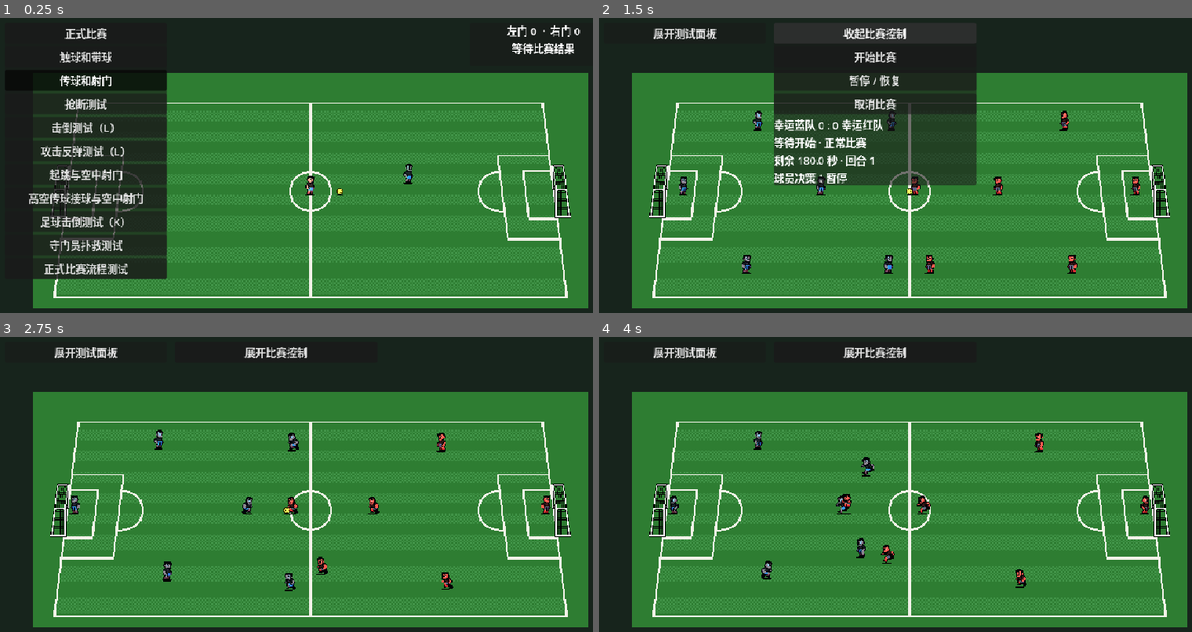
Above: before the commit, frames 1-4 (two rows, left to right).
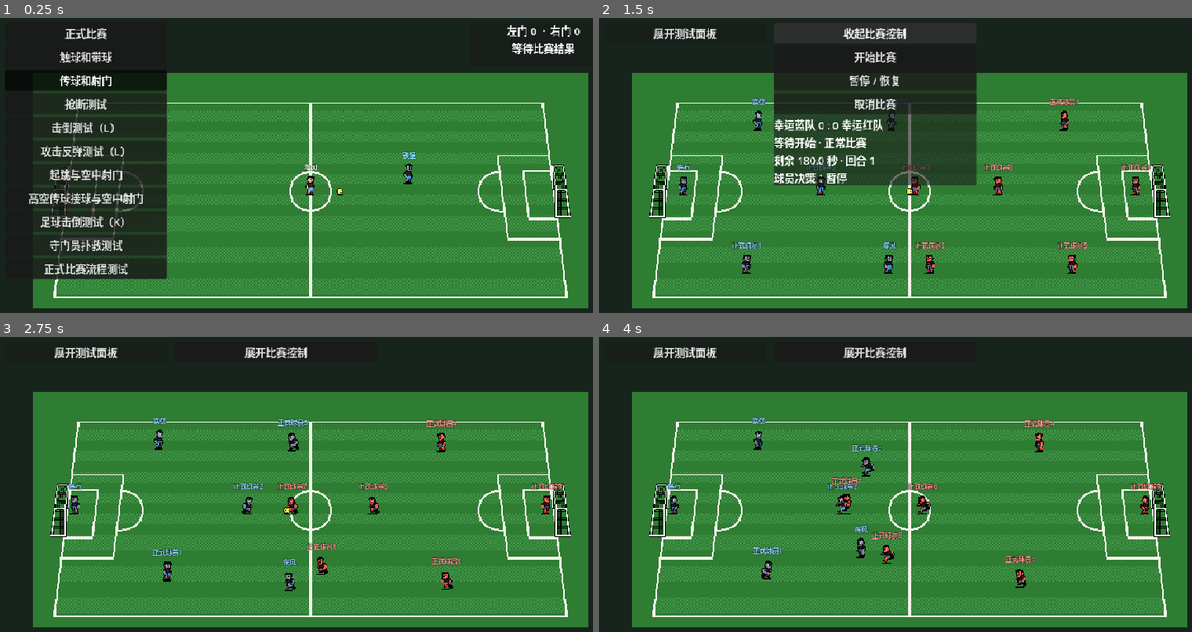
Above: after the commit, the same moments.

Repository: zerro12402/LuckyFootball
Game: Godot game, scene res://scenes/main/game_modes.tscn
Two runs of this game, one before a commit and one after it. Both use one fixed random seed, a clock stepped at 60 frames per second and the inputs below.
Inputs (mouse positions are in pixels of both pictures, inside the frame that each line leads up to):
- Up to frame 1 (0.25 s): no input
- Up to frame 2 (1.5 s): click "正式比赛" at 0.5 s; click "展开比赛控制" at 1.25 s
- Up to frame 3 (2.75 s): click "开始比赛" at 2 s
- Up to frame 4 (4 s): tap Enter at 2.75 s; move the mouse to (1049, 493) at 2.77 s; hold D (move_right) 2.78-3.53 s; tap M at 2.85 s; click (1049, 493) at 2.92 s; tap Space at 3.02, 3.77 s; move the mouse to (782, 528) at 3.52 s; hold S (move_down) from 3.53 s (still down); tap L at 3.6 s; click (782, 528) at 3.67 s

The runs differ from the first frame. In frame 1, 0.1% of the frame differs, in the area x 51-71%, y 45-52%; in frame 2, 0.9%; in frame 3, 1.0%; in frame 4, 1.0%, in the area x 11-95%, y 27-77%.

Commit message:
头顶公告板

Diff:
--- a/scenes/actors/player_actor.tscn
+++ b/scenes/actors/player_actor.tscn
@@ -266,6 +266,12 @@
 &"tackle": SubResource("Animation_tackle")
 }
 
+[sub_resource type="StyleBoxEmpty" id="StyleBox_nameplate"]
+content_margin_left = 3.0
+content_margin_right = 3.0
+content_margin_top = 1.0
+content_margin_bottom = 1.0
+
 [node name="PlayerActor" type="Node2D" unique_id=1601495047]
 script = ExtResource("1_actor")
 
@@ -281,6 +287,23 @@
 hframes = 6
 vframes = 13
 
+[node name="Nameplate" type="Label" parent="."]
+unique_name_in_owner = true
+visible = false
+z_index = 10
+offset_left = -36.0
+offset_top = -46.0
+offset_right = 36.0
+offset_bottom = -30.0
+mouse_filter = 2
+theme_override_colors/font_color = Color(1, 1, 1, 1)
+theme_override_colors/font_outline_color = Color(0, 0, 0, 1)
+theme_override_constants/outline_size = 2
+theme_override_font_sizes/font_size = 10
+theme_override_styles/normal = SubResource("StyleBox_nameplate")
+horizontal_alignment = 1
+vertical_alignment = 1
+
 [node name="AnimationPlayer" type="AnimationPlayer" parent="." unique_id=229587343]
 unique_name_in_owner = true
 libraries/ = SubResource("AnimationLibrary_player")
--- a/scripts/app/formal_match_bootstrap.gd
+++ b/scripts/app/formal_match_bootstrap.gd
@@ -62,6 +62,7 @@
 	_loop = GameLoop.new(_simulation, GameLoop.DEFAULT_FIXED_DELTA_SECONDS,
 		GameLoop.DEFAULT_MAX_FRAME_DELTA_SECONDS, GameLoop.DEFAULT_MAX_STEPS_PER_FRAME, null, [], _sources)
 	_field.configure(_data.get_field_by_id("demo_field"))
+	_field.configure_player_names(_data.player_definitions)
 	_field.set_debug_enabled(false)
 	_field.configure_roster(_simulation.create_snapshot(), _config)
 	_build_controls()
--- a/scripts/app/game_bootstrap.gd
+++ b/scripts/app/game_bootstrap.gd
@@ -136,6 +136,7 @@
 		return
 	if _field_environment != null:
 		_field_environment.configure(_field_definition)
+		_field_environment.configure_player_names(_data_repository.player_definitions)
 		_field_environment.configure_keeper_timing(_match_config.keeper_action_duration_seconds)
 		_field_environment.configure_hit_stun(_match_config.tackle_hit_stun_seconds)
 		_field_environment.configure_tackle_duration(_match_config.tackle_action_duration_seconds)
--- a/scripts/presentation/field/field_environment.gd
+++ b/scripts/presentation/field/field_environment.gd
@@ -28,6 +28,7 @@
 
 var _presented_player_ids: Array[String] = []
 var _roster_actors: Dictionary[String, PlayerActor] = {}
+var _player_names: Dictionary[String, String] = {}
 var _left_net_tween: Tween
 var _right_net_tween: Tween
 
@@ -141,6 +142,13 @@
 		_presented_player_ids.append(opponent_id)
 	if not challenger_id.is_empty():
 		_presented_player_ids.append(challenger_id)
+
+
+## Captures only presentation identity; match snapshots remain free of static display strings.
+func configure_player_names(definitions: Array[PlayerDefinition]) -> void:
+	_player_names.clear()
+	for definition in definitions:
+		_player_names[definition.player_id] = definition.display_name
 
 
 ## Copies a match snapshot into visible actors without changing simulation state.
@@ -163,6 +171,8 @@
 				and snapshot.ball.owner_player_id == player_snapshot.player_id
 				and snapshot.ball.control_attachment == BallMatchState.ControlAttachment.KEEPER_HANDS)
 			player_actors[player_index].configure_keeper_hands(holds_in_hands, _keeper_save_duration)
+			player_actors[player_index].set_display_name(
+				_player_names.get(player_snapshot.player_id, player_snapshot.player_id))
 			player_actors[player_index].present(player_snapshot, _projection)
 			if holds_in_hands:
 				hand_carrier_actor = player_actors[player_index]
--- a/scripts/presentation/player/player_actor.gd
+++ b/scripts/presentation/player/player_actor.gd
@@ -1,4 +1,4 @@
-## Presents a player snapshot with sprite animations owned by AnimationPlayer.
+## Presents a player snapshot with AnimationPlayer actions and an upright overhead nameplate.
 class_name PlayerActor
 extends Node2D
 
@@ -34,6 +34,7 @@
 
 @onready var _body_sprite: Sprite2D = %BodySprite
 @onready var _animation_player: AnimationPlayer = %AnimationPlayer
+@onready var _nameplate: Label = %Nameplate
 
 var _is_hand_holder: bool = false
 var _save_duration_seconds: float = 1.2
@@ -47,13 +48,23 @@
 var _header_second_frame_seconds: float = 1.0
 var _use_shoot_pose_during_jump: bool = false
 var _ground_sprite_position: Vector2
+var _ground_nameplate_position: Vector2
 var _active_animation: StringName = &""
 
 
 ## Starts the actor in its idle animation.
 func _ready() -> void:
 	_ground_sprite_position = _body_sprite.position
+	_ground_nameplate_position = _nameplate.position
 	_play_animation(IDLE_ANIMATION)
+
+
+## Limits the displayed name without editing static definitions or mirroring text with the sprite.
+func set_display_name(display_name: String) -> void:
+	var short_name := display_name.strip_edges().left(6)
+	if _nameplate.text != short_name:
+		_nameplate.text = short_name
+		_nameplate.visible = not short_name.is_empty()
 
 
 ## Projects the simulated position and action into the actor scene.
@@ -78,6 +89,7 @@
 		_body_sprite.position.y -= (
 			sin(PI * progress) * _knockdown_jump_height_m * pixels_per_meter
 		)
+	_nameplate.position = _ground_nameplate_position + _body_sprite.position - _ground_sprite_position
 	_play_animation(_resolve_animation(player_snapshot))
 	if player_snapshot.action_state == PlayerMatchState.ActionState.SAVING:
 		_animation_player.seek(clampf(player_snapshot.action_state_elapsed_seconds,
